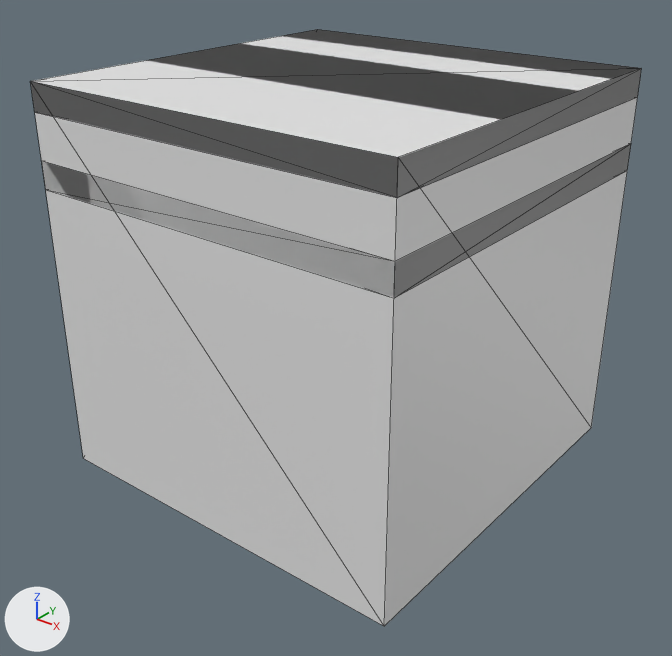
Renders of the OBJ model src/main/java/assets/mechinasmagick/models/Cache.obj from each side of a commit.
Camera for both pictures: a 50 mm lens placed at (2.69, -3.44, 1.82), pointed at (0.04, -0.12, -0.24). Arrows for +X, +Y and +Z are at lower left; the lights stay in place. Mesh edges are drawn as thin lines. Where no turn or scale is listed for an object, it has been applied to the vertices.

In view in the first picture: 'Main_Cube', 'null_Cube.001'.
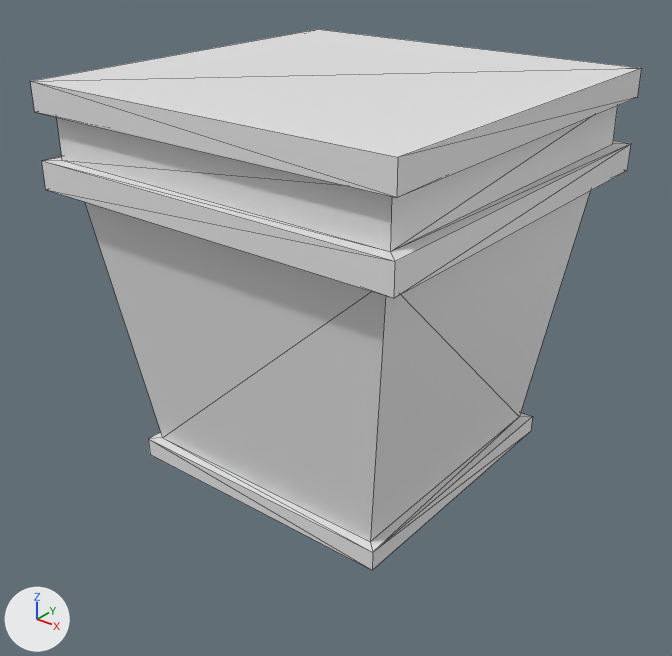
The newer file is also turned or shifted as a whole; pictures and numbers use the older file's frame.

Boxes [x1, y1, x2, y2] around the edits, measured in the pictures (672 x 656 px; the box of a moved part takes in the faces that stretch with it):
'null_Cube.001', deleted: before [31, 70, 641, 626]
part 1 of me_main_cube, moved or reshaped: before [397, 68, 642, 198]; after [44, 68, 642, 541]

Edits to the bpy script that builds the scene:
```text
Change me_main_cube:
    where me_main_cube.from_pydata(...)  # 40 vertices, 76 faces; spans x -1.0..1.0, y -1.0..1.0, z -1.0..1.0
    used by ob_main_cube; location = (0.0, 0.0, 0.0)
    me_main_cube part 1
    8 faces are deleted
    8 new faces join them
Remove ob_null_cube_001:
    ob_null_cube_001 = bpy.data.objects.new('null_Cube.001', me_null_cube_001)
    ob_null_cube_001.location = (0.0, 0.0, 0.0)
```
